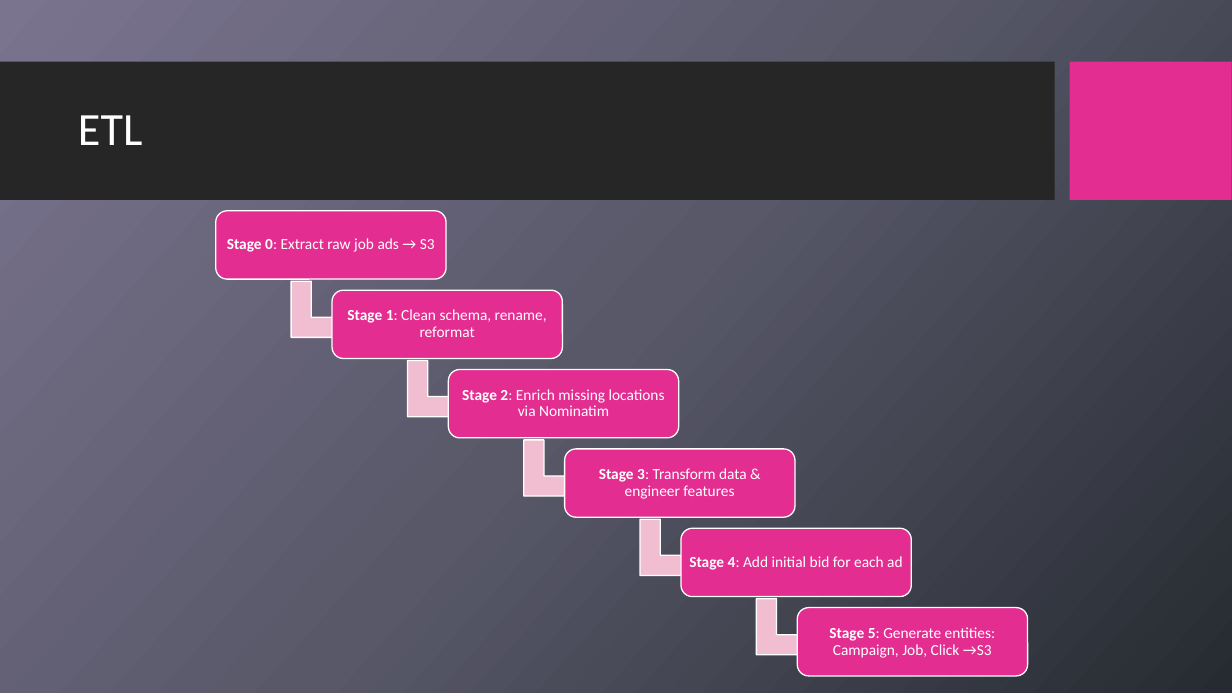
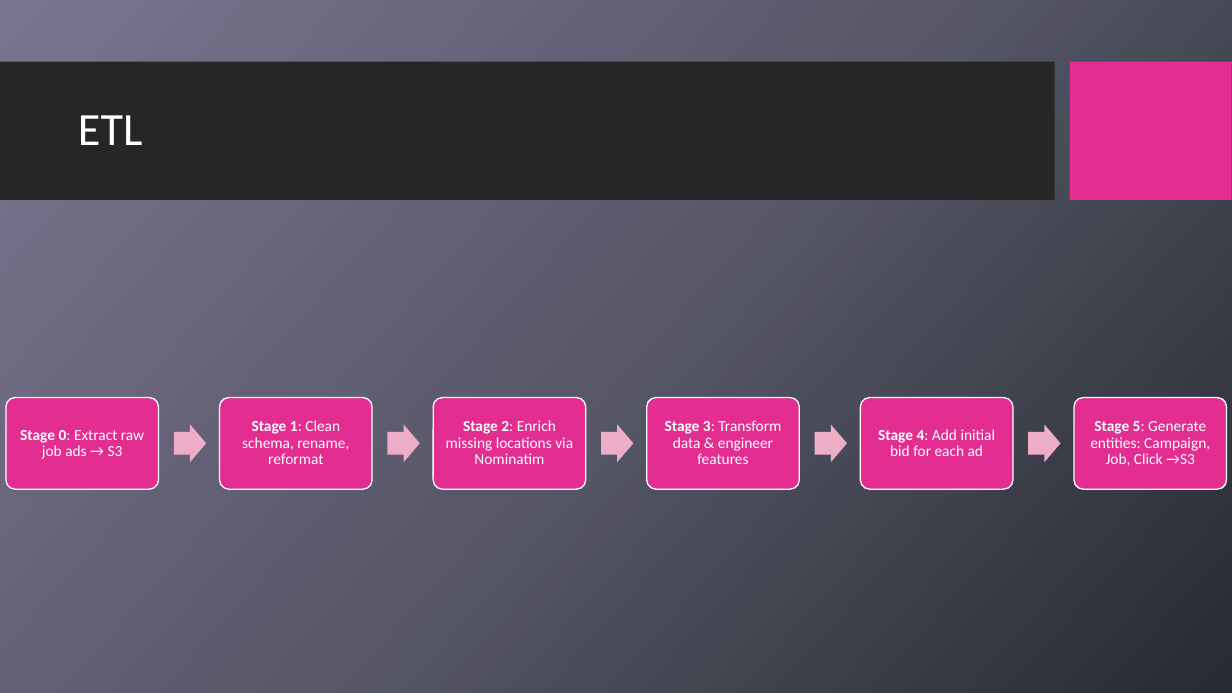
Before and after one commit to matantsour/DE_Naya_Project, a slide deck: slide 11 of doc/HireHeroes.pptx (slide 12 before the commit). Drawn at 1232x693 pixels with LibreOffice and Linux fonts; fonts in the diff are those of the drawing; background and template pictures are left out. Boxes give left, top, right and bottom in pixels: in the first picture for what was removed or moved away, otherwise in the second. Text is boxed around its words. In the diff, an @@ line names an element or a change of style, - is before the commit and + after.

Commit message:
presentation
.

```diff
--- a/doc/HireHeroes.pptx
+++ b/doc/HireHeroes.pptx
@@ text "Stage 0: Extract raw job ..." rewrapped from box(227, 238, 435, 252) to box(20, 430, 144, 459) @@
@@ text "Stage 1: Clean schema, rename, ..." rewrapped from box(347, 309, 547, 337) to box(242, 420, 349, 464) @@
@@ rounded rectangle at box(433, 397, 586, 489): proportions changed @@
@@ rounded rectangle: place and size @@
-rounded rectangle at box(448, 370, 678, 438)
+rounded rectangle at box(433, 397, 586, 489)
@@ text "Stage 2: Enrich missing locations ..." rewrapped from box(462, 389, 665, 416) to box(446, 420, 573, 464) @@
@@ rounded rectangle: place and size @@
-rounded rectangle at box(565, 449, 795, 518)
+rounded rectangle at box(647, 397, 799, 489)
@@ rounded rectangle at box(647, 397, 799, 489): proportions changed @@
@@ text "Stage 3: Transform data & ..." rewrapped from box(599, 468, 747, 499) to box(665, 420, 781, 464) @@
@@ text "Stage 4: Add initial bid ..." rewrapped from box(689, 556, 902, 570) to box(878, 429, 996, 456) @@
@@ group added at box(6, 397, 1226, 489): 5 right arrows, 4 rounded rectangles @@
@@ text "Stage 5: Generate entities: Campaign, ..." rewrapped from box(829, 627, 995, 658) to box(1090, 421, 1210, 466) @@
@@ group removed at box(215, 211, 1028, 677): 5 bent up arrows, 4 rounded rectangles @@
```
Also in this commit, not shown: 1 other slide changed, 2 slides added, 2 slides removed, 1 other file.
